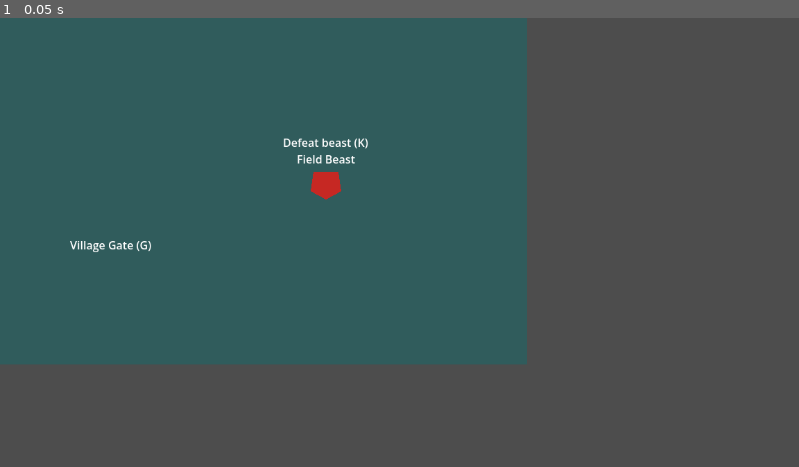
Above: before the commit, frame 1.
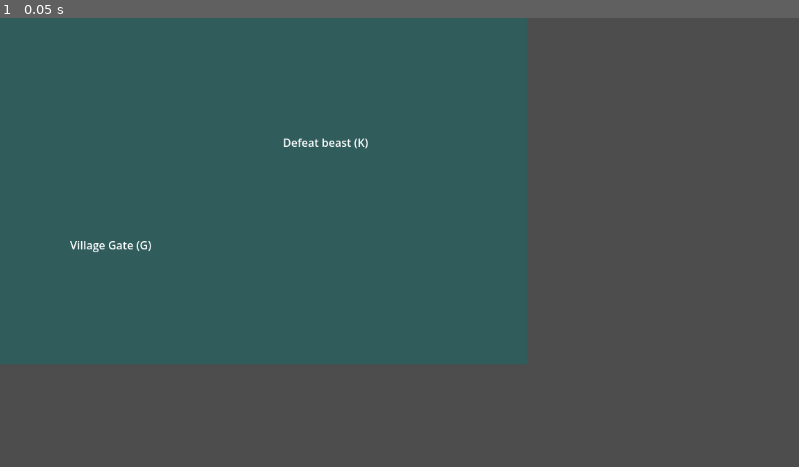
Above: after the commit, the same moment.

Repository: xiaofeiqiu/mkit
Game: Godot game, scene res://game/demo/phase8/scenes/field.tscn
Same seed, same stepped clock (60 frames per second), same inputs: the game is played once before the commit and once after it. The project has no main scene, so this scene is started directly.
Inputs:
- Up to frame 1 (0.05 s): no input

The runs differ from the first frame. In frame 1, 0.3% of the frame differs, in the area x 37-45%, y 30-41%.

Commit message:
Implement Scene8 S4 entity spawning

Diff:
--- a/game/demo/phase8/resources/phase8_rpg_content.tres
+++ b/game/demo/phase8/resources/phase8_rpg_content.tres
@@ -26,6 +26,7 @@
 [ext_resource type="Script" path="res://addons/mkit/modules/stats/stat_modifier_definition.gd" id="24_stat_mod"]
 [ext_resource type="Script" path="res://addons/mkit/kernel/effects/builtin/apply_stat_modifier_effect.gd" id="25_apply_stat"]
 [ext_resource type="Script" path="res://addons/mkit/kernel/effects/builtin/log_effect.gd" id="26_log"]
+[ext_resource type="Script" path="res://addons/mkit/modules/entity/entity_definition.gd" id="27_entity"]
 
 [sub_resource type="Resource" id="Resource_heal_potion_effect"]
 script = ExtResource("3_heal")
@@ -258,6 +259,21 @@
 bgm_id = "bgm.phase8.field"
 default_spawn_id = "field_entry"
 tags = Array[String](["field", "combat"])
+
+[sub_resource type="Resource" id="Resource_entity_field_beast"]
+script = ExtResource("27_entity")
+entity_definition_id = "entity.phase8.field_beast"
+display_name = "Field Beast"
+scene_path = "res://game/demo/phase8/entities/field_beast.tscn"
+default_faction = "enemy"
+tags = Array[String](["enemy", "living", "field_beast"])
+base_stats = {
+"attack_power": 0.0,
+"defense": 0.0,
+"max_hp": 35.0
+}
+starting_ability_ids = Array[String]([])
+loot_table_id = "loot.phase8.field_beast"
 
 [sub_resource type="Resource" id="Resource_burn_tick_damage"]
 script = ExtResource("19_damage")
@@ -334,4 +350,4 @@
 [resource]
 script = ExtResource("1_db")
 database_id = "phase8_rpg_content"
-resources = Array[Resource]([SubResource("Resource_item_poti …(534 unchanged characters)… rce_zone_field"), SubResource("Resource_ability_firebolt"), SubResource("Resource_status_burn")])
+resources = Array[Resource]([SubResource("Resource_item_poti …(534 unchanged characters)… rce_zone_field"), SubResource("Resource_entity_field_beast"), SubResource("Resource_ability_firebolt"), SubResource("Resource_status_burn")])
--- a/game/demo/phase8/scenes/field.tscn
+++ b/game/demo/phase8/scenes/field.tscn
@@ -1,8 +1,7 @@
-[gd_scene load_steps=4 format=3]
+[gd_scene load_steps=3 format=3]
 
 [ext_resource type="Script" path="res://addons/mkit/modules/world/spawn_point.gd" id="1_spawn"]
 [ext_resource type="Script" path="res://addons/mkit/modules/world/portal.gd" id="2_portal"]
-[ext_resource type="PackedScene" path="res://game/demo/phase8/entities/field_beast.tscn" id="3_beast"]
 
 [node name="Field" type="Node2D"]
 
@@ -33,7 +32,7 @@
 text = "Village Gate (G)"
 horizontal_alignment = 1
 
-[node name="FieldBeast" parent="." instance=ExtResource("3_beast")]
+[node name="FieldBeastSpawn" type="Marker2D" parent="."]
 position = Vector2(470, 240)
 
 [node name="FightLabel" type="Label" parent="."]
--- a/game/demo/phase8_village_rpg.gd
+++ b/game/demo/phase8_village_rpg.gd
@@ -14,6 +14,7 @@
 const WEAPON_SLOT := "weapon"
 const LOOT_FIELD_BEAST := "loot.phase8.field_beast"
 const LOOT_FIELD_BLADE := "loot.phase8.field_blade"
+const ENTITY_FIELD_BEAST := "entity.phase8.field_beast"
 const ABILITY_FIREBOLT := "ability.phase8.firebolt"
 const STATUS_BURN := "status.phase8.burn"
 const PLAYER_ID := "player_001"
@@ -64,6 +65,7 @@
 var _effects: EffectExecutor = null
 var _progression: ProgressionSystem = null
 var _audio: AudioManager = null
+var _entity_spawner: EntitySpawner = null
 var _loot_system := LootSystem.new()
 var _scene_router := EmbeddedSceneRouter.new()
 var _previous_scene_router: SceneRouter = null
@@ -83,6 +85,7 @@
 func _ready() -> void:
 	_auto_run_enabled = OS.get_cmdline_args().has("--phase8-auto-run")
 	_resolve_services()
+	_configure_entity_spawner()
 	_configure_embedded_router()
 	_reset_demo_state()
 	_configure_audio()
@@ -146,6 +149,14 @@
 	_effects = ServiceRegistry.get_service("effects") as EffectExecutor
 	_progression = ServiceRegistry.get_service("progression") as ProgressionSystem
 	_audio = ServiceRegistry.get_service("audio") as AudioManager
+
+
+func _configure_entity_spawner() -> void:
+	_entity_spawner = EntitySpawner.new()
+	_entity_spawner.name = "Phase8EntitySpawner"
+	if ServiceRegistry.has_service("content"):
+		_entity_spawner.content = ServiceRegistry.get_service("content") as ContentRegistry
+	add_child(_entity_spawner)
 
 
 func _configure_embedded_router() -> void:
@@ -655,6 +666,8 @@
 		_shop.close_shop()
 	if _shop_ui != null:
 		_shop_ui.visible = false
+	if to_zone_id == ZONE_FIELD:
+		_spawn_field_beast()
 	_log("[WORLD] %s -> %s" % [from_zone_id if from_zone_id != "" else "start", to_zone_id])
 
 
@@ -819,6 +832,24 @@
 	if _world_host.get_child_count() == 0:
 		return null
 	return _world_host.get_child(0)
+
+
+func _spawn_field_beast() -> void:
+	var root := _current_zone_root()
+	if root == null:
+		return
+	if root.get_node_or_null("FieldBeast") != null:
+		return
+	var marker := root.get_node_or_null("FieldBeastSpawn") as Node2D
+	if marker == null:
+		_log("[ENTITY] field beast spawn marker missing")
+		return
+	if _entity_spawner == null:
+		_log("[ENTITY] entity spawner missing")
+		return
+	var beast := _entity_spawner.spawn_entity(ENTITY_FIELD_BEAST, root, marker.global_position)
+	if beast == null:
+		_log("[ENTITY] field beast spawn failed")
 
 
 func _field_beast() -> Node:
--- a/test/integration/test_scene8_full_tour_integration.gd
+++ b/test/integration/test_scene8_full_tour_integration.gd
@@ -3,12 +3,16 @@
 
 const PLAYER_SCENE := "res://game/demo/entities/player/player.tscn"
 const BEAST_SCENE := "res://game/demo/phase8/entities/field_beast.tscn"
+const PHASE8_SCENE := "res://game/demo/phase8_village_rpg.tscn"
+const FIELD_SCENE := "res://game/demo/phase8/scenes/field.tscn"
 const CONTENT_DB := "res://game/demo/phase8/resources/phase8_rpg_content.tres"
 const PLAYER_ID := "player_001"
 const BEAST_ID := "enemy.phase8.field_beast"
+const ENTITY_FIELD_BEAST := "entity.phase8.field_beast"
 const FIREBOLT := "ability.phase8.firebolt"
 const BURN := "status.phase8.burn"
 const FIELD_BLADE := "item.phase8.field_blade"
+const ZONE_FIELD := "zone.phase8.field"
 
 
 func after_each() -> void:
@@ -378,6 +382,69 @@
 	assert_eq(stats.get_stat_value("attack_power"), attack_before + 6.0)
 
 
+# S4: field beast is no longer a static child of field.tscn. Phase8 registers an
+# EntityDefinition in live content, enters the field, and creates the beast through
+# EntitySpawner so identity, tags and base stats all come from data.
+func test_tc_int_scene8_04_field_beast_spawns_from_entity_definition() -> void:
+	var bootstrap := GameBootstrap.new()
+	bootstrap.resource_databases = [load(CONTENT_DB) as ResourceDatabase]
+	add_child_autofree(bootstrap)
+
+	var content := ServiceRegistry.get_service("content") as ContentRegistry
+	assert_not_null(content)
+	var definition := content.get_resource(ENTITY_FIELD_BEAST) as EntityDefinition
+	assert_not_null(definition)
+	assert_eq(definition.entity_definition_id, ENTITY_FIELD_BEAST)
+	assert_eq(definition.scene_path, BEAST_SCENE)
+	assert_eq(definition.default_faction, "enemy")
+	assert_true(definition.tags.has("field_beast"))
+	assert_true(definition.starting_ability_ids.is_empty())
+	assert_eq(float(definition.base_stats.get("max_hp", 0.0)), 35.0)
+	assert_eq(float(definition.base_stats.get("defense", -1.0)), 0.0)
+	assert_eq(float(definition.base_stats.get("attack_power", -1.0)), 0.0)
+
+	var field := (load(FIELD_SCENE) as PackedScene).instantiate()
+	assert_not_null(field.get_node_or_null("FieldBeastSpawn"))
+	assert_null(field.get_node_or_null("FieldBeast"))
+	field.free()
+
+	var demo := (load(PHASE8_SCENE) as PackedScene).instantiate()
+	add_child_autofree(demo)
+	await _settle_scene8_world()
+	demo.call("_toggle_field_portal")
+	await _settle_scene8_world()
+
+	var world := ServiceRegistry.get_service("world") as WorldRouter
+	assert_eq(world.current_zone_id, ZONE_FIELD)
+	var root := demo.call("_current_zone_root") as Node
+	assert_not_null(root)
+	var marker := root.get_node_or_null("FieldBeastSpawn") as Node2D
+	assert_not_null(marker)
+	var beast := root.get_node_or_null("FieldBeast") as Node2D
+	assert_not_null(beast)
+	assert_eq(beast.global_position, marker.global_position)
+
+	var identity := beast.get_node("EntityIdentity") as EntityIdentity
+	assert_eq(identity.definition_id, ENTITY_FIELD_BEAST)
+	assert_eq(identity.display_name, "Field Beast")
+	assert_eq(identity.faction, "enemy")
+	assert_true(identity.tags.has("enemy"))
+	assert_true(identity.tags.has("living"))
+	assert_true(identity.tags.has("field_beast"))
+	var receiver := beast.get_node("CommandReceiver") as CommandReceiver
+	assert_eq(receiver.receiver_id, identity.entity_id)
+	var commands := ServiceRegistry.get_service("commands") as CommandRouter
+	assert_true(commands._receivers.has(identity.entity_id))
+	assert_false(commands._receivers.has(BEAST_ID))
+
+	var stats := beast.get_node("Components/StatsComponent") as StatsComponent
+	assert_eq(stats.get_stat_value("max_hp"), 35.0)
+	assert_eq(stats.get_stat_value("defense"), 0.0)
+	assert_eq(stats.get_stat_value("attack_power"), 0.0)
+	var save_data := stats.to_save_data()
+	assert_true((save_data["base_overrides"] as Dictionary).is_empty())
+
+
 func _resolve_damage(source: Node, target: Node) -> float:
 	var request := DamageRequest.new()
 	request.source = source
@@ -390,3 +457,9 @@
 func _modifier_count(stats: StatsComponent, stat_id: String) -> int:
 	var modifiers: Array = stats.modifiers_by_stat.get(stat_id, [])
 	return modifiers.size()
+
+
+func _settle_scene8_world() -> void:
+	await get_tree().process_frame
+	await get_tree().process_frame
+	await get_tree().process_frame
--- a/test/unit/modules/test_entity_spawner.gd
+++ b/test/unit/modules/test_entity_spawner.gd
@@ -2,6 +2,7 @@
 
 
 const STATS_SCENE_PATH := "res://test/unit/modules/tmp_entity_spawner_stats_probe.tscn"
+const COMMAND_SCENE_PATH := "res://test/unit/modules/tmp_entity_spawner_command_probe.tscn"
 
 
 class StubContent:
@@ -42,6 +43,8 @@
 func after_each() -> void:
 	_remove_file(STATS_SCENE_PATH)
 	_remove_file("%s.uid" % STATS_SCENE_PATH)
+	_remove_file(COMMAND_SCENE_PATH)
+	_remove_file("%s.uid" % COMMAND_SCENE_PATH)
 	ServiceRegistry.clear()
 
 
@@ -108,6 +111,23 @@
 	assert_true((data["base_overrides"] as Dictionary).is_empty())
 
 
+func test_tc_es_07_spawned_command_receiver_tracks_runtime_identity() -> void:
+	_save_command_scene()
+	var router := CommandRouter.new()
+	add_child_autofree(router)
+	ServiceRegistry.register_service("commands", router)
+	var definition := _make_def("command_entity", COMMAND_SCENE_PATH)
+	content._defs["command_entity"] = definition
+	var entity := spawner.spawn_entity("command_entity", parent_node, Vector2.ZERO, "runtime.command.001")
+	assert_not_null(entity)
+	var identity := entity.get_node("EntityIdentity") as EntityIdentity
+	var receiver := entity.get_node("CommandReceiver") as CommandReceiver
+	assert_eq(identity.entity_id, "runtime.command.001")
+	assert_eq(receiver.receiver_id, identity.entity_id)
+	assert_true(router._receivers.has(identity.entity_id))
+	assert_false(router._receivers.has("scene.command.static"))
+
+
 func _save_stats_scene() -> void:
 	var entity := Node.new()
 	entity.name = "StatsEntity"
@@ -127,6 +147,24 @@
 	entity.free()
 
 
+func _save_command_scene() -> void:
+	var entity := Node.new()
+	entity.name = "CommandEntity"
+	var identity := EntityIdentity.new()
+	identity.name = "EntityIdentity"
+	identity.entity_id = "scene.command.static"
+	entity.add_child(identity)
+	var receiver := CommandReceiver.new()
+	receiver.name = "CommandReceiver"
+	receiver.receiver_id = "scene.command.static"
+	entity.add_child(receiver)
+	_assign_owner(entity, entity)
+	var scene := PackedScene.new()
+	assert_eq(scene.pack(entity), OK)
+	assert_eq(ResourceSaver.save(scene, COMMAND_SCENE_PATH), OK)
+	entity.free()
+
+
 func _assign_owner(node: Node, owner_node: Node) -> void:
 	for child in node.get_children():
 		child.owner = owner_node
Not shown, changed: addons/mkit/modules/entity/entity_spawner.gd
Not shown: 1 places in game/demo/phase8/resources/phase8_rpg_content.tres that only renumber resources
Not shown, changed: docs/demo_phase8_testing.md
Not shown, changed: docs/ref/EntitySpawner.md
Not shown, added: spec/codereview.md
Not shown, changed: spec/scene8test.md
